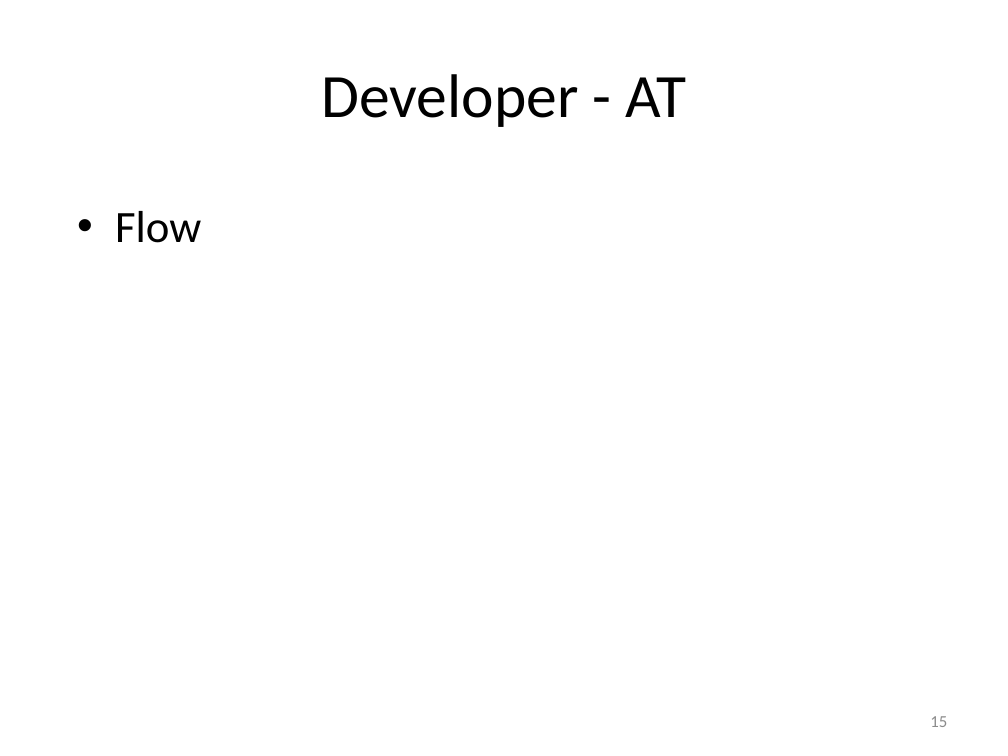
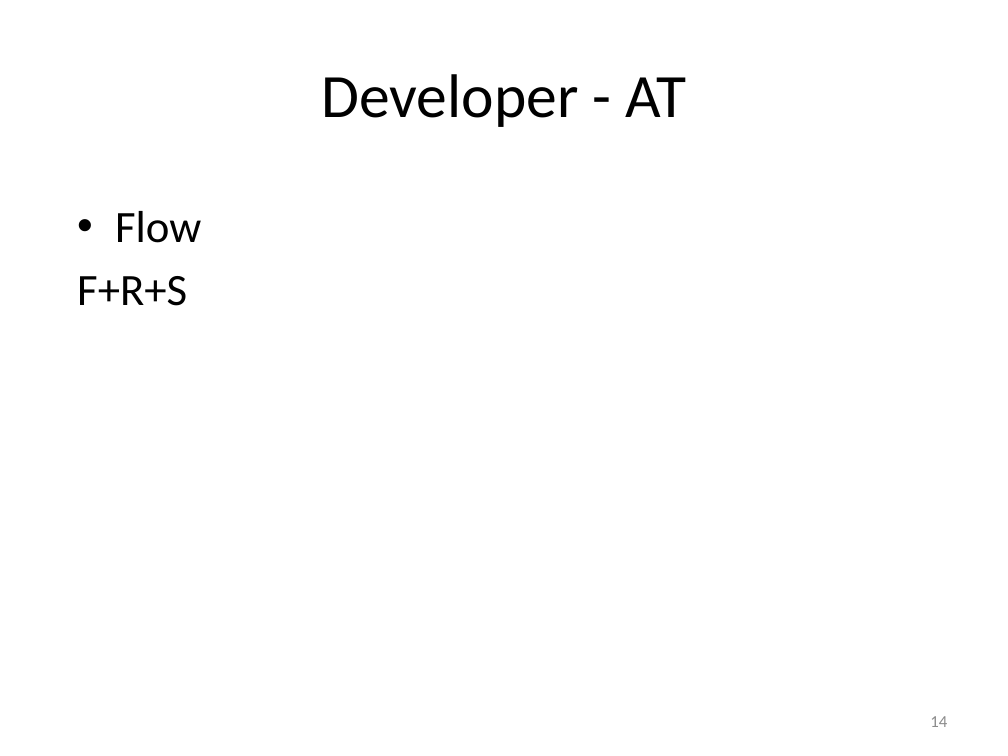
Before and after one commit to msuarz/portfolio, a slide deck: slide 14 of agile2011/presentation.pptx (slide 15 before the commit). Drawn at 1008x756 pixels with LibreOffice and Linux fonts; fonts in the diff are those of the drawing. Boxes give left, top, right and bottom in pixels: in the first picture for what was removed or moved away, otherwise in the second. Text is boxed around its words. In the diff, an @@ line names an element or a change of style, - is before the commit and + after.

```diff
--- a/agile2011/presentation.pptx
+++ b/agile2011/presentation.pptx
@@ text at box(77, 276, 187, 306): paragraph added @@
+F+R+S
@@ page number at box(930, 716, 947, 727): text changed @@
-15
+14
```
Also in this commit, not shown: 12 other slides changed, 1 slide added, 2 slides removed, 1 other file.
